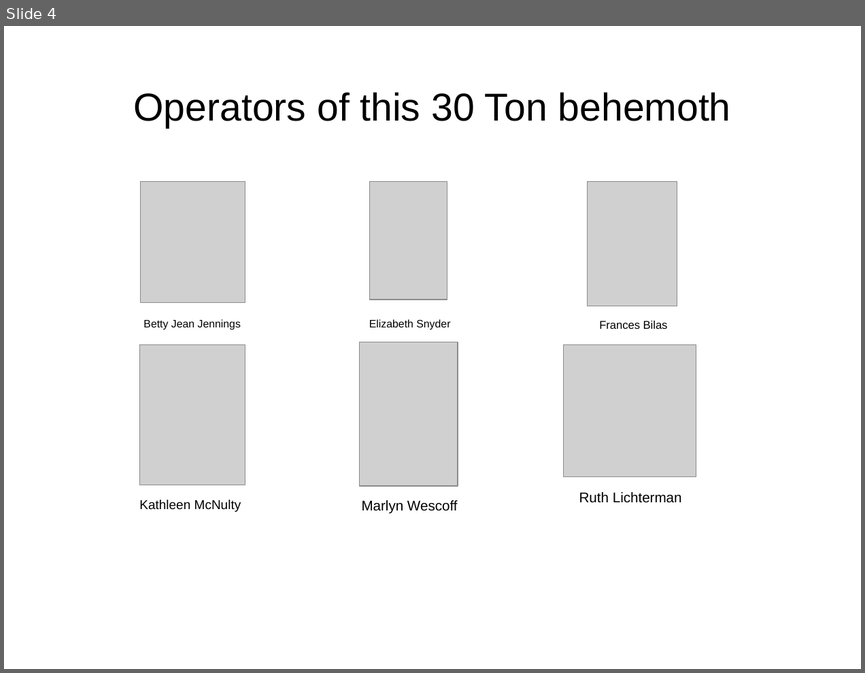
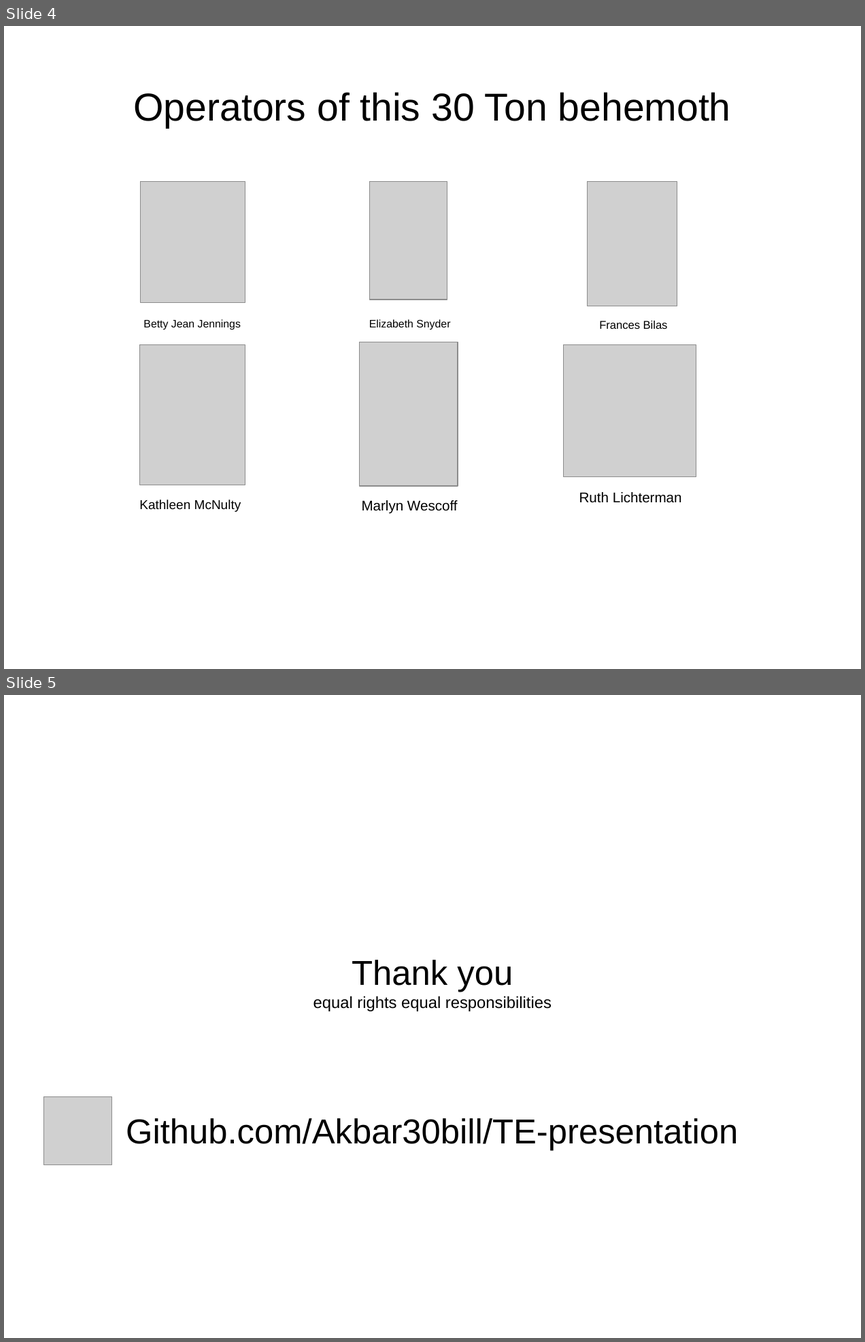
Before and after one commit to Akbar30Bill/TE-presentation, a slide deck: prg.odp. Shown one above the other, each under a label of ours: slide 4 before the commit, slides 4 and 5 after it. The pictures are 865x673 and 865x1342 pixels, drawn with LibreOffice and Linux fonts; fonts in the diff are those of the drawing; grey boxes stand for pictures; background and template pictures are left out. Boxes give left, top, right and bottom in pixels: in the first picture for what was removed or moved away, otherwise in the second. Text is boxed around its words. In the diff, an @@ line names an element or a change of style, - is before the commit and + after.

```diff
--- a/prg.odp
+++ b/prg.odp
@@ slide 5 added at bbox=[4, 695, 861, 1338], background #FFFFFF @@
@@ title added at bbox=[313, 960, 551, 1011], 15 pt, text #000000 @@
+Thank you
+equal rights equal responsibilities
@@ picture added at bbox=[43, 1096, 112, 1165] @@
@@ subtitle added at bbox=[126, 1118, 738, 1150], 32 pt, text #000000 @@
+Github.com/Akbar30bill/TE-presentation
```
Also in this commit, not shown: 1 slide changed, 1 other file.
